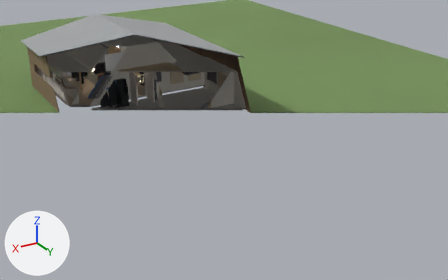
A saved change to the Blender file model/breakglass_east_v05.blend.
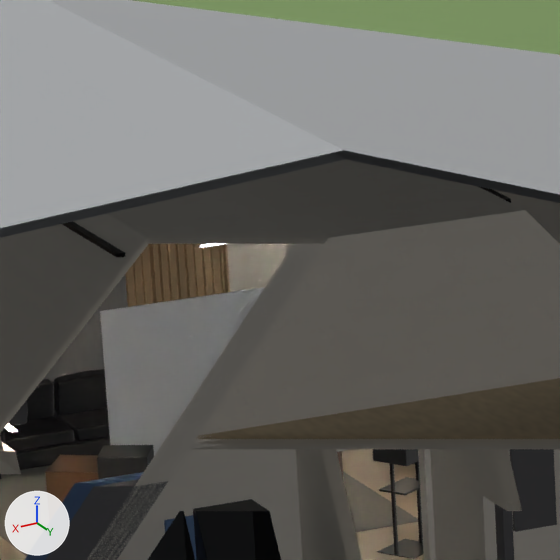
Each version is shown whole from a 50 mm lens placed at (24.07, 51.57, 16.18), pointed at (3.85, 17.87, -0.67), then close up on the part from 21% to 36% of the width and 6% to 31% of the height. Lighting does not change. The marker at lower left points along +X, +Y and +Z. The first two pictures are the older version. Everything nearer to the camera than a plane just in front of the edit is cut away.

The older version as bpy lines, for what is in view:
```python
me_ex_mz_corr_wall_l = bpy.data.meshes.new('EX_MZ_corr_wall_L')
me_ex_mz_corr_wall_l.from_pydata(...)  # a box spanning x 5.13..5.25, y 8.35..16.18, z -0.22..2.32
me_ex_mz_corr_wall_l.materials.append(mat_ex_wall_painted_panel)
me_pr_machine_rack_0 = bpy.data.meshes.new('PR_machine_rack_0')
me_pr_machine_rack_0.from_pydata(...)  # a box spanning x 7.19..7.79, y 8.5..9.3, z -0.22..1.77
me_pr_machine_rack_0.materials.append(mat_console_panel)  # dark grey #353638
me_pr_screen_down = bpy.data.meshes.new('PR_screen_down')
me_pr_screen_down.from_pydata(...)  # a box spanning x 4.39..7.39, y 5.25..5.27, z 1.2..2.89
me_pr_screen_down.materials.append(mat_pr_ac_screen)  # white #ededed
ob_ex_mz_corr_wall_l = bpy.data.objects.new('EX_MZ_corr_wall_L', me_ex_mz_corr_wall_l)
ob_ex_mz_corr_wall_l.location = (0.0, 0.0, 0.0)
_m = ob_ex_mz_corr_wall_l.modifiers.new('open_corr_wall_L_door0', 'BOOLEAN')
_m.object = ob_cut_corr_wall_l_door0
_m = ob_ex_mz_corr_wall_l.modifiers.new('open_corr_wall_L_door1', 'BOOLEAN')
_m.object = ob_cut_corr_wall_l_door1
ob_pr_machine_rack_0 = bpy.data.objects.new('PR_machine_rack_0', me_pr_machine_rack_0)
ob_pr_machine_rack_0.location = (0.0, 0.0, 0.0)
ob_pr_screen_down = bpy.data.objects.new('PR_screen_down', me_pr_screen_down)
ob_pr_screen_down.location = (0.0, 0.0, 0.0)
# also in view: 'EX_LOFT_deck' at (5.89, 15.62, 2.42); 'V5_cinema_sofa_seatcushion.001' at (5.89, 0.84, 0.37); 'V5_NEW-03_0' at (5.89, 0.16, 1.1); 'EX_MZ_corr_wall_R' at (6.59, 12.27, 1.05); 'V5_ABS-016_1_body' at (5.08, 9.41, 0.99)
```
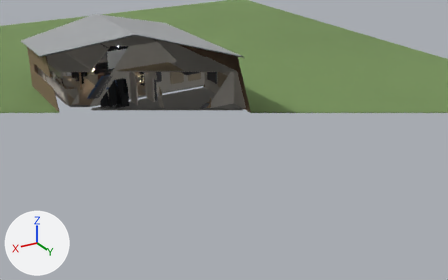
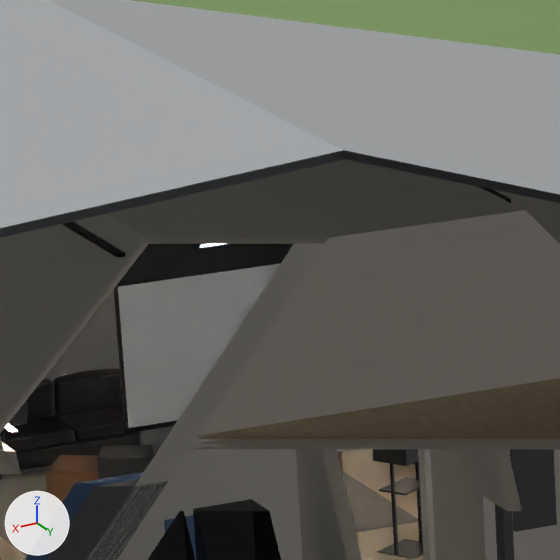
Where the change shows, as pixel boxes (x1, y1, x2, y2) in the close-ups (560 x 560 px):
'PR_screen_down', moved, rescaled: before (100, 287, 265, 456); after (118, 264, 280, 428)
'PR_screen_black_drop', added (black): after (117, 244, 293, 287)
'PR_screen_border_R', added (black): after (114, 287, 129, 428)
'PR_screen_bottom_bar', added: after (123, 420, 178, 434)
'V5_DIF-001_1_back', unchanged, covered by the edit: before (128, 244, 222, 306)
'EX_CR_gable_wall', unchanged, covered by the edit: before (227, 244, 293, 292)

Patch to the scene script:
```diff
--- a/model/breakglass_east_v05.blend.py
+++ b/model/breakglass_east_v05.blend.py
@@ mat_pr_screen_black @@
+mat_pr_screen_black = principled_material('pr_screen_black')
+mat_pr_screen_black.base_color = (0.012, 0.012, 0.013)  # black #1d1d1e
+mat_pr_screen_black.roughness = 0.95
@@ me_pr_screen_down @@
 # used by ob_pr_screen_down; location = (0.0, 0.0, 0.0)
-me_pr_screen_down.from_pydata(...)  # 8 vertices, 6 faces; spans x 4.39..7.39, y 5.25..5.27, z 1.2..2.89
+me_pr_screen_down.from_pydata(...)  # 8 vertices, 6 faces; spans x 4.59..7.19, y 5.25..5.27, z 1.65..3.11
+# me_pr_screen_down part 1: the whole mesh is scaled about its middle by (0.867, 1, 0.867), then moved by (0.0, 0.0, 0.34)
 me_pr_screen_down.materials.append(mat_pr_ac_screen)
@@ me_pr_screen_bottom_bar @@
+me_pr_screen_bottom_bar.from_pydata(...)  # a box spanning x 4.54..7.24, y 5.24..5.28, z 1.6..1.65
+me_pr_screen_bottom_bar.materials.append(mat_steel_black)  # black #272727
@@ me_pr_screen_border_r @@
+me_pr_screen_border_r.from_pydata(...)  # a box spanning x 7.19..7.23, y 5.25..5.27, z 1.6..3.11
+me_pr_screen_border_r.materials.append(mat_pr_screen_black)  # black #1d1d1e
@@ me_pr_screen_black_drop @@
+me_pr_screen_black_drop.from_pydata(...)  # a box spanning x 4.59..7.19, y 5.25..5.27, z 3.11..3.95
+me_pr_screen_black_drop.materials.append(mat_pr_screen_black)  # black #1d1d1e
@@ ob_pr_screen_bottom_bar @@
+ob_pr_screen_bottom_bar = bpy.data.objects.new('PR_screen_bottom_bar', me_pr_screen_bottom_bar)
+ob_pr_screen_bottom_bar.location = (0.0, 0.0, 0.0)
@@ ob_pr_screen_border_r @@
+ob_pr_screen_border_r = bpy.data.objects.new('PR_screen_border_R', me_pr_screen_border_r)
+ob_pr_screen_border_r.location = (0.0, 0.0, 0.0)
@@ ob_pr_screen_black_drop @@
+ob_pr_screen_black_drop = bpy.data.objects.new('PR_screen_black_drop', me_pr_screen_black_drop)
+ob_pr_screen_black_drop.location = (0.0, 0.0, 0.0)
```
